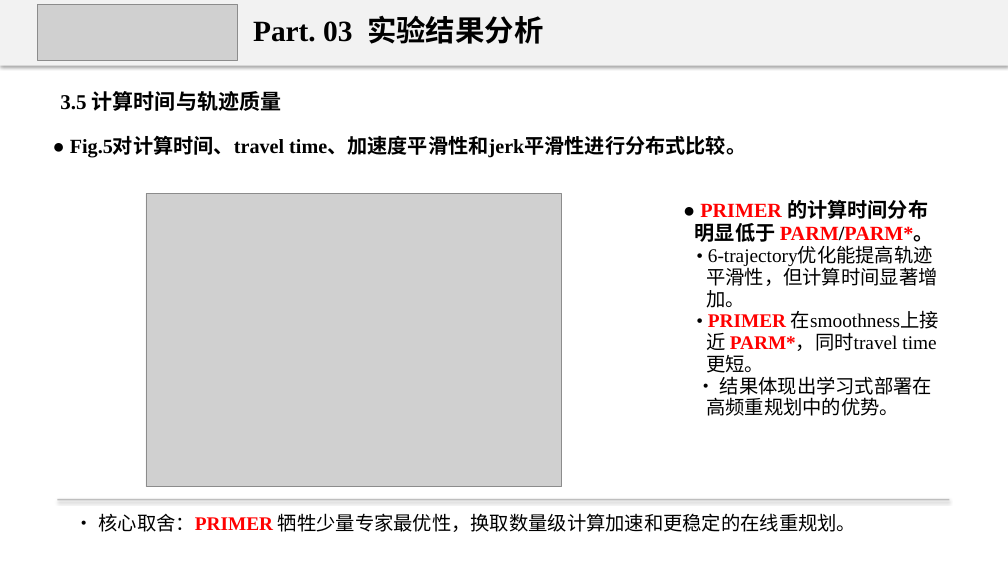
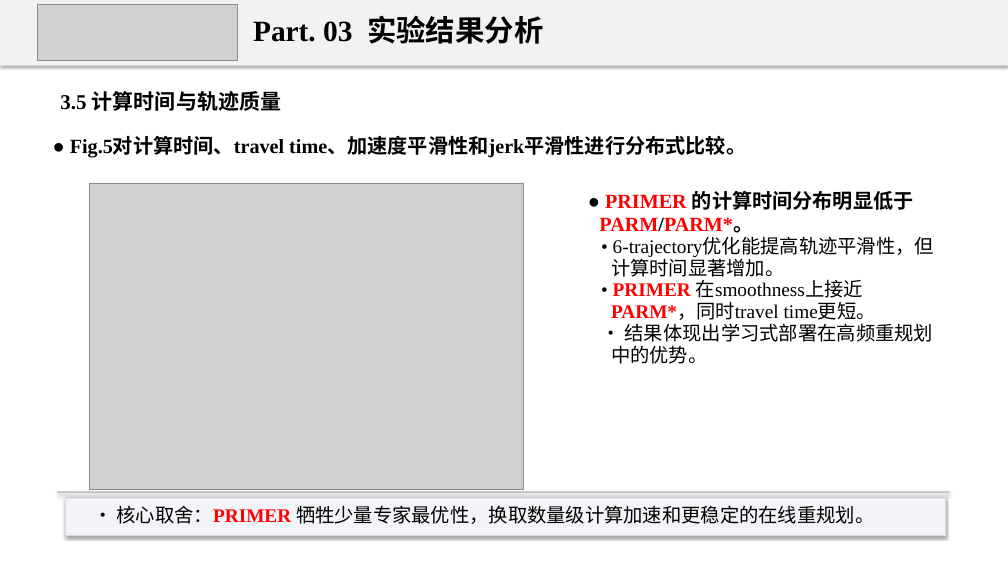
Before and after one commit to 18-cuixu/paper2ppt, a slide deck: slide 16 of skills/uav-paper-report/assets/examples/uav-primer-regression-report.pptx. Drawn at 1008x567 pixels with LibreOffice and Linux fonts; fonts in the diff are those of the drawing; grey boxes stand for pictures. Boxes give left, top, right and bottom in pixels: in the first picture for what was removed or moved away, otherwise in the second. Text is boxed around its words. In the diff, an @@ line names an element or a change of style, - is before the commit and + after.

```diff
--- a/skills/uav-paper-report/assets/examples/uav-primer-regression-report.pptx
+++ b/skills/uav-paper-report/assets/examples/uav-primer-regression-report.pptx
@@ picture: place and size @@
-picture at bbox=[146, 194, 562, 487]
+picture at bbox=[89, 183, 524, 490]
@@ text "● PRIMER 的计算时间分布明显低于 PARM/PARM*。" rewrapped from bbox=[695, 200, 939, 416] to bbox=[599, 191, 934, 364] @@
@@ rectangle: place and size @@
-rectangle at bbox=[57, 499, 950, 501]
+rectangle at bbox=[57, 492, 950, 493]
@@ rectangle added at bbox=[65, 498, 945, 535], fill #F2F4F7, outline #D6DAE0 0.7 pt @@
@@ text "• 核心取舍：PRIMER 牺牲少量专家最优性，换取数量级计算加速和更稳定的在线重规划。": place and size @@
-text "• 核心取舍：PRIMER 牺牲少量专家最优性，换取数量级计算加速和更稳定的在线重规划。" at bbox=[99, 513, 856, 532]
+text "• 核心取舍：PRIMER 牺牲少量专家最优性，换取数量级计算加速和更稳定的在线重规划。" at bbox=[117, 505, 874, 524]
```
Also in this commit, not shown: 4 other slides changed, 16 other files.
